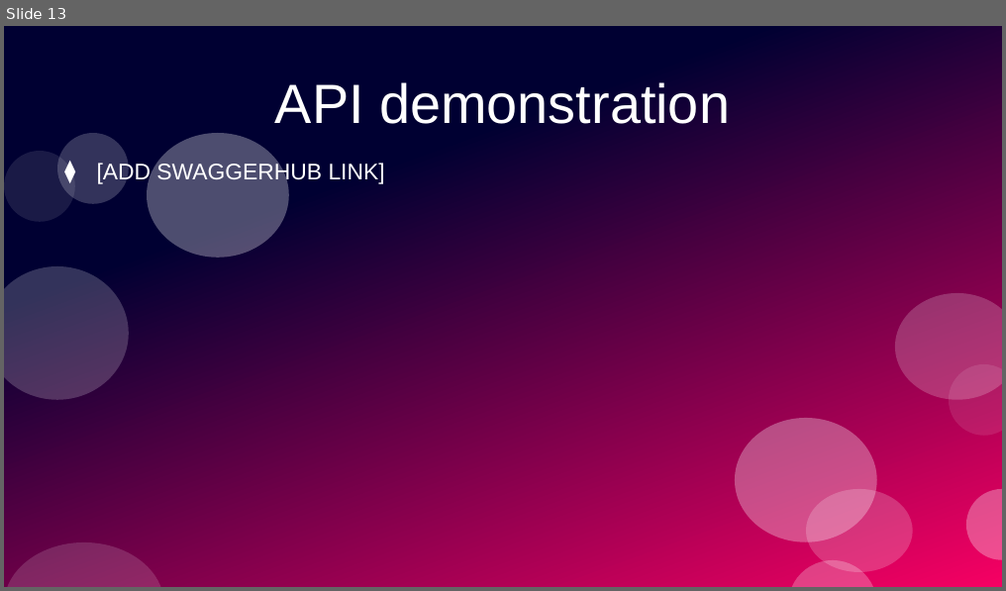
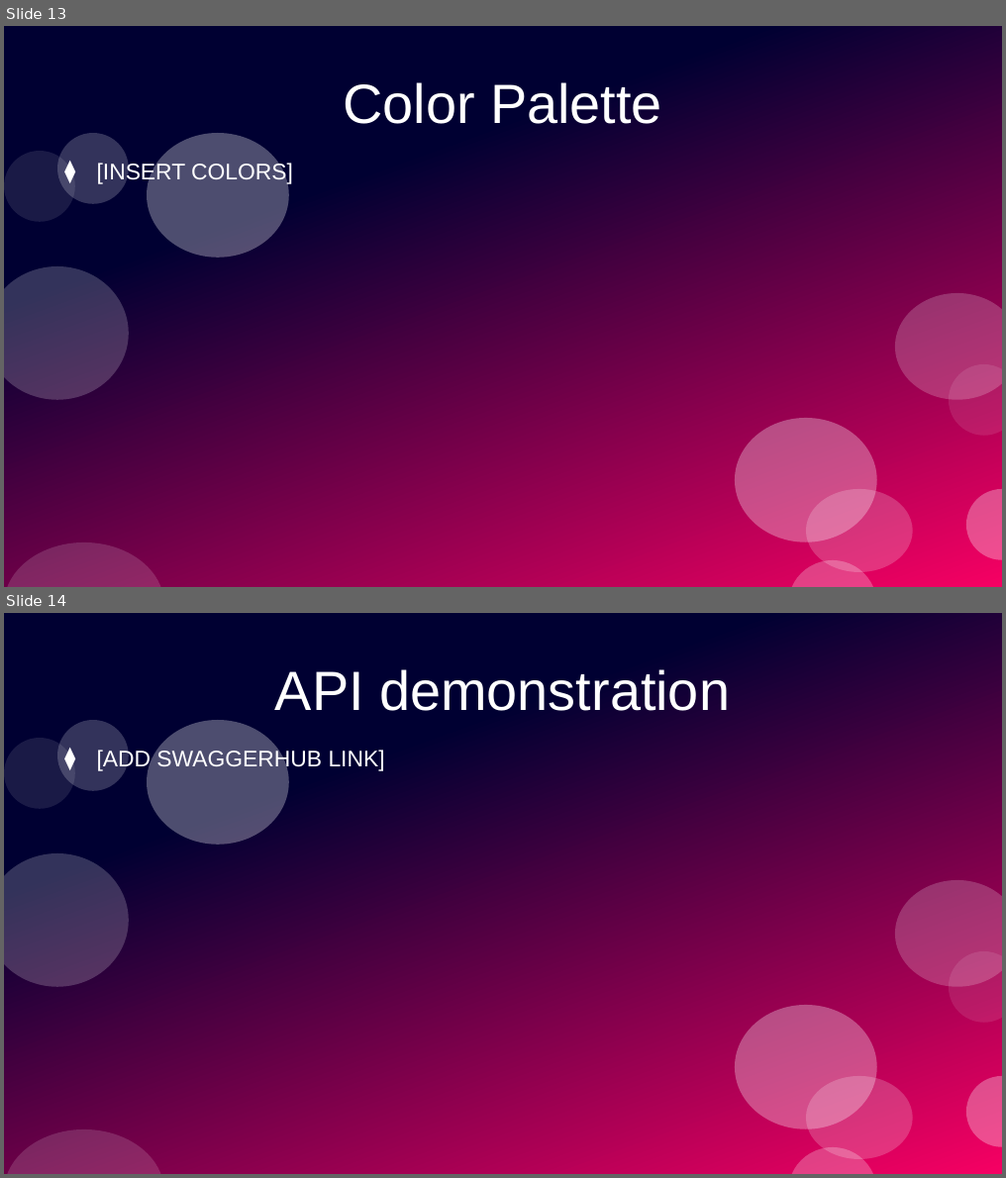
Before and after one commit to PrototypeProto/COP_4331_Small-Project, a slide deck: Pres.pptx. Shown one above the other, each under a label of ours: slide 13 before the commit, slides 13 and 14 after it. The pictures are 1006x591 and 1006x1178 pixels, drawn with LibreOffice and Linux fonts; fonts in the diff are those of the drawing. Boxes give left, top, right and bottom in pixels: in the first picture for what was removed or moved away, otherwise in the second. Text is boxed around its words. In the diff, an @@ line names an element or a change of style, - is before the commit and + after.

```diff
--- a/Pres.pptx
+++ b/Pres.pptx
@@ slide 13 added at <box>4,26,1002,587</box>, background #FFFFFF; not listed: 12 template elements that a slide beside it also shows @@
@@ title added at <box>343,82,662,124</box>, 44 pt, text #FFFFFF @@
+Color Palette
@@ text added at <box>97,162,293,185</box>, 18 pt, text #FFFFFF @@
+⧫ [INSERT COLORS]
@@ what was slide 13 is now slide 14 @@
```
Also in this commit, not shown: 1 slide changed, 1 other slide added.
